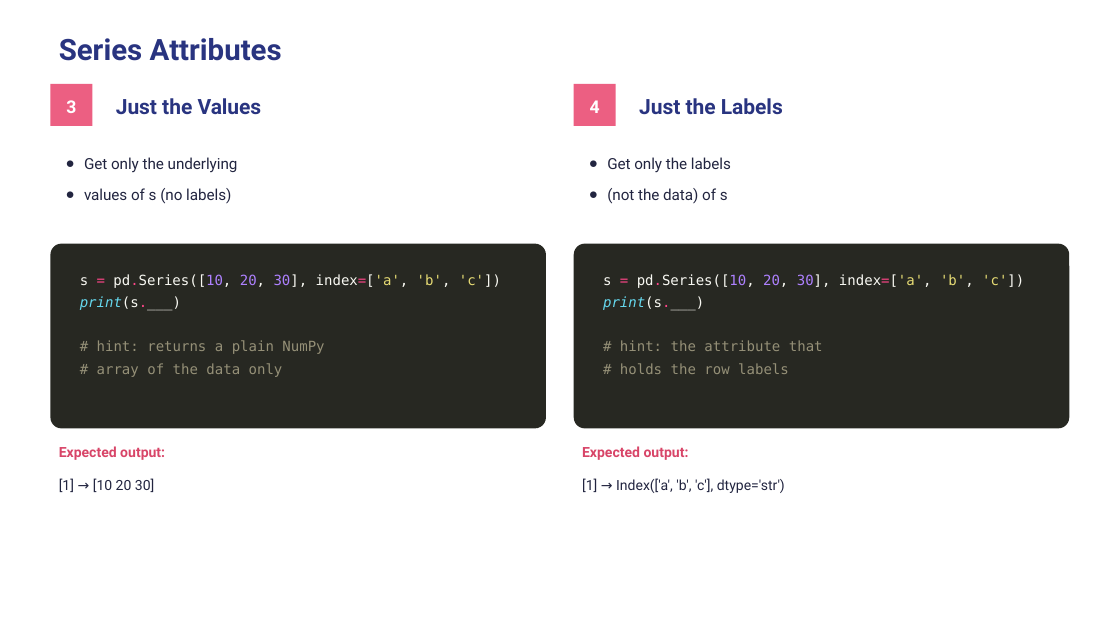
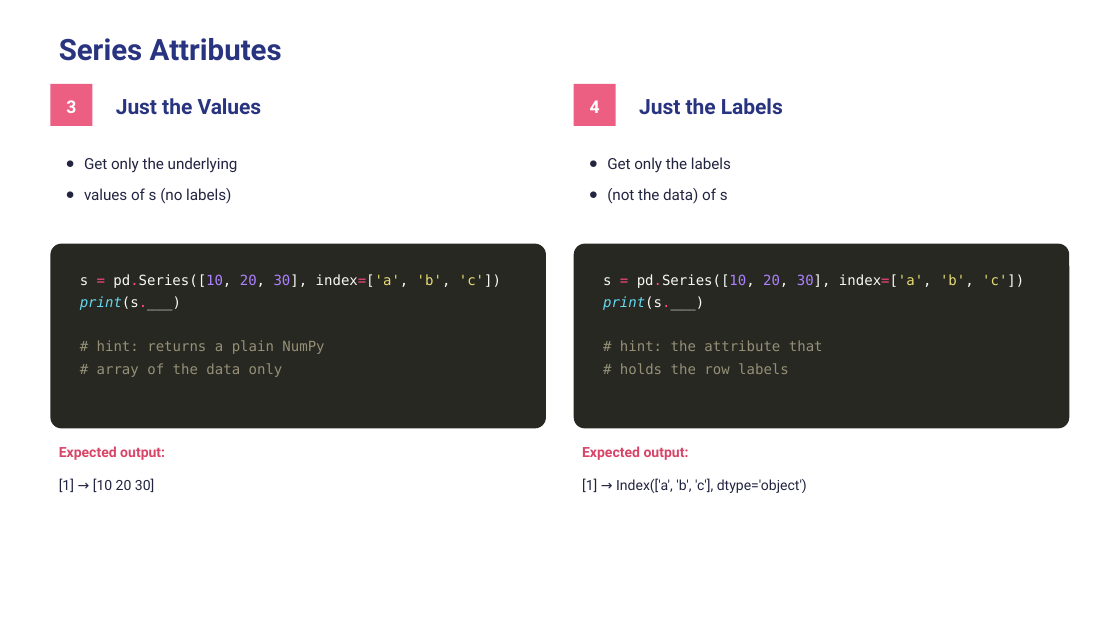
Before and after one commit to wg-training/wg-python-for-data-science-fundamental, a slide deck: slide 24 of slides/13 - Python in Data Science_ Data Manipulation with Pandas.Series.pptx. Drawn at 1120x630 pixels with LibreOffice and Linux fonts; fonts in the diff are those of the drawing. Boxes give left, top, right and bottom in pixels: in the first picture for what was removed or moved away, otherwise in the second. Text is boxed around its words. In the diff, an @@ line names an element or a change of style, - is before the commit and + after.

```diff
--- a/slides/13 - Python in Data Science_ Data Manipulation with Pandas.Series.pptx
+++ b/slides/13 - Python in Data Science_ Data Manipulation with Pandas.Series.pptx
@@ text at [582, 478, 807, 493]: text changed @@
-[1] → Index(['a', 'b', 'c'], dtype='str')
+[1] → Index(['a', 'b', 'c'], dtype='object')
```
Also in this commit, not shown: 1 other slide changed, 1 slide added, 1 slide removed, 3 other files.
